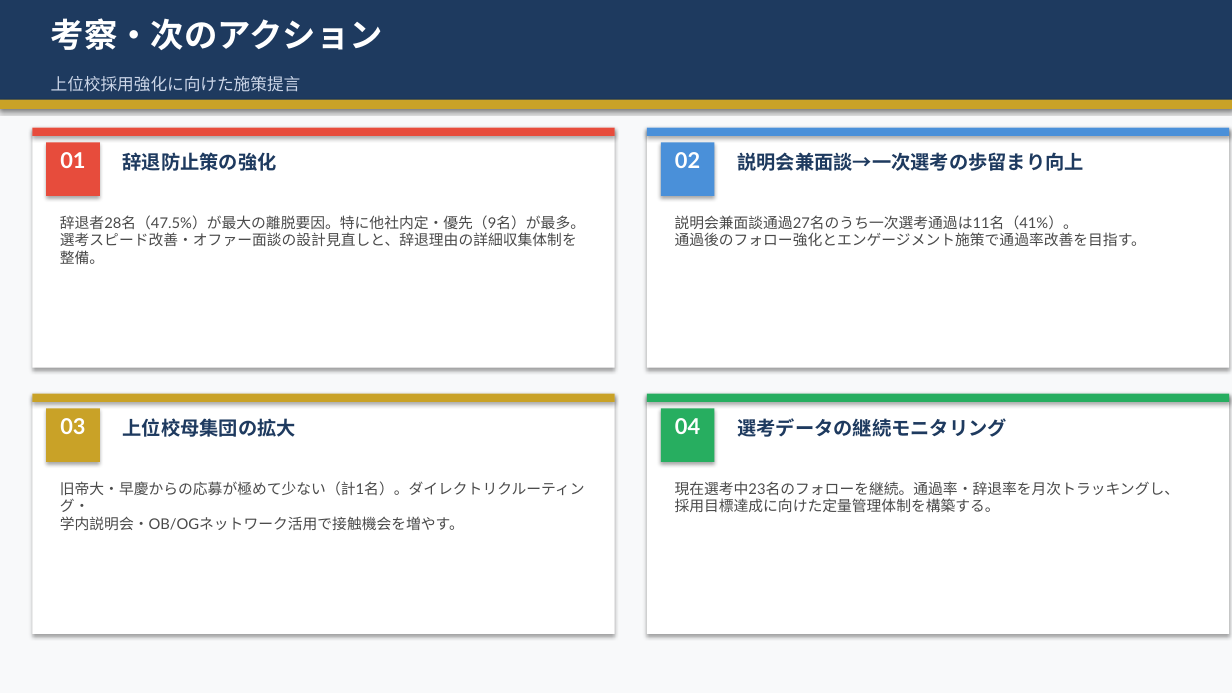
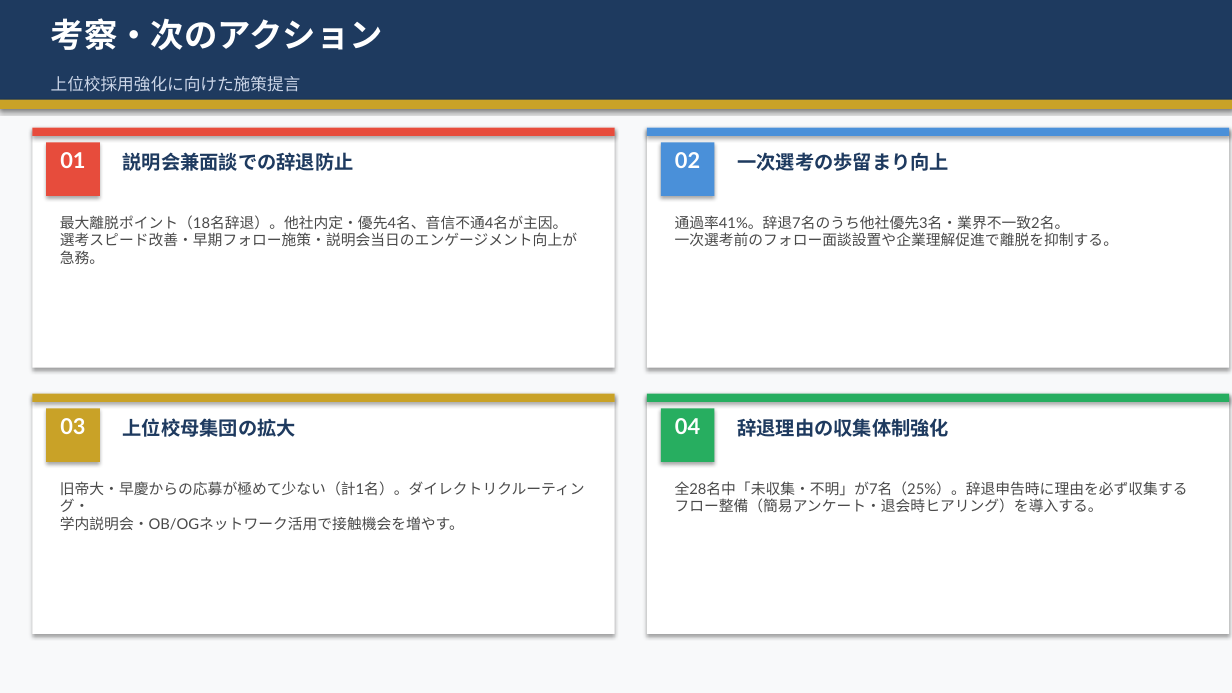
Before and after one commit to syoukaku007-star/daiki, a slide deck: slide 9 of 上位校採用分析レポート_2026.pptx (slide 8 before the commit). Drawn at 1232x693 pixels with LibreOffice and Linux fonts; fonts in the diff are those of the drawing. Boxes give left, top, right and bottom in pixels: in the first picture for what was removed or moved away, otherwise in the second. Text is boxed around its words. In the diff, an @@ line names an element or a change of style, - is before the commit and + after.

```diff
--- a/上位校採用分析レポート_2026.pptx
+++ b/上位校採用分析レポート_2026.pptx
@@ text at <box>123,152,354,171</box>: text changed @@
-辞退防止策の強化
+説明会兼面談での辞退防止
@@ text at <box>737,152,949,171</box>: text changed @@
-説明会兼面談→一次選考の歩留まり向上
+一次選考の歩留まり向上
@@ text at <box>60,215,577,264</box>: text changed @@
-辞退者28名（47.5%）が最大の離脱要因。特に他社内定・優先（9名）が最多。
-選考スピード改善・オファー面談の設計見直しと、辞退理由の詳細収集体制を整備。
+最大離脱ポイント（18名辞退）。他社内定・優先4名、音信不通4名が主因。
+選考スピード改善・早期フォロー施策・説明会当日のエンゲージメント向上が急務。
@@ text at <box>675,215,1119,246</box>: text changed @@
-説明会兼面談通過27名のうち一次選考通過は11名（41%）。
-通過後のフォロー強化とエンゲージメント施策で通過率改善を目指す。
+通過率41%。辞退7名のうち他社優先3名・業界不一致2名。
+一次選考前のフォロー面談設置や企業理解促進で離脱を抑制する。
@@ text at <box>737,418,949,437</box>: text changed @@
-選考データの継続モニタリング
+辞退理由の収集体制強化
@@ text at <box>675,481,1188,513</box>: text changed @@
-現在選考中23名のフォローを継続。通過率・辞退率を月次トラッキングし、
-採用目標達成に向けた定量管理体制を構築する。
+全28名中「未収集・不明」が7名（25%）。辞退申告時に理由を必ず収集する
+フロー整備（簡易アンケート・退会時ヒアリング）を導入する。
```
Also in this commit, not shown: 1 other slide changed, 3 slides added, 2 slides removed.
